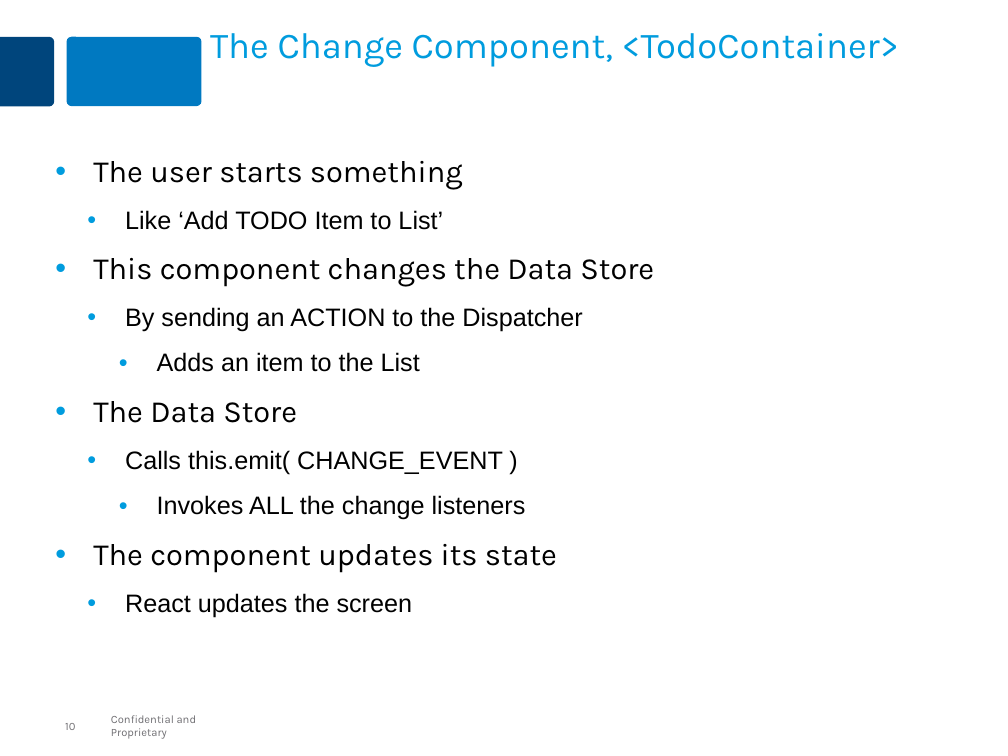
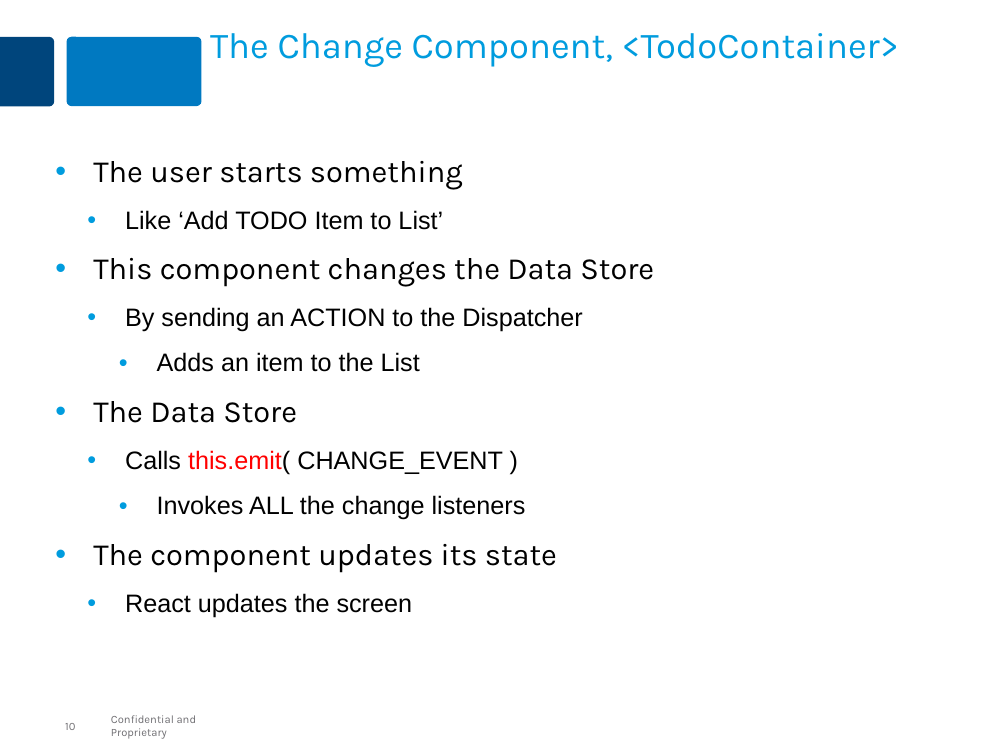
Before and after one commit to MaxMillington/react_practice, a slide deck: slide 10 of lesson-react-35-flux/react-flux.pptx. Drawn at 1008x756 pixels with LibreOffice and Linux fonts; fonts in the diff are those of the drawing. Boxes give left, top, right and bottom in pixels: in the first picture for what was removed or moved away, otherwise in the second. Text is boxed around its words. In the diff, an @@ line names an element or a change of style, - is before the commit and + after.

```diff
--- a/lesson-react-35-flux/react-flux.pptx
+++ b/lesson-react-35-flux/react-flux.pptx
@@ text at (125, 450, 503, 475): text colour #000000 to #FF0000 in "this.emit(" @@
```
Also in this commit, not shown: 4 other files.
